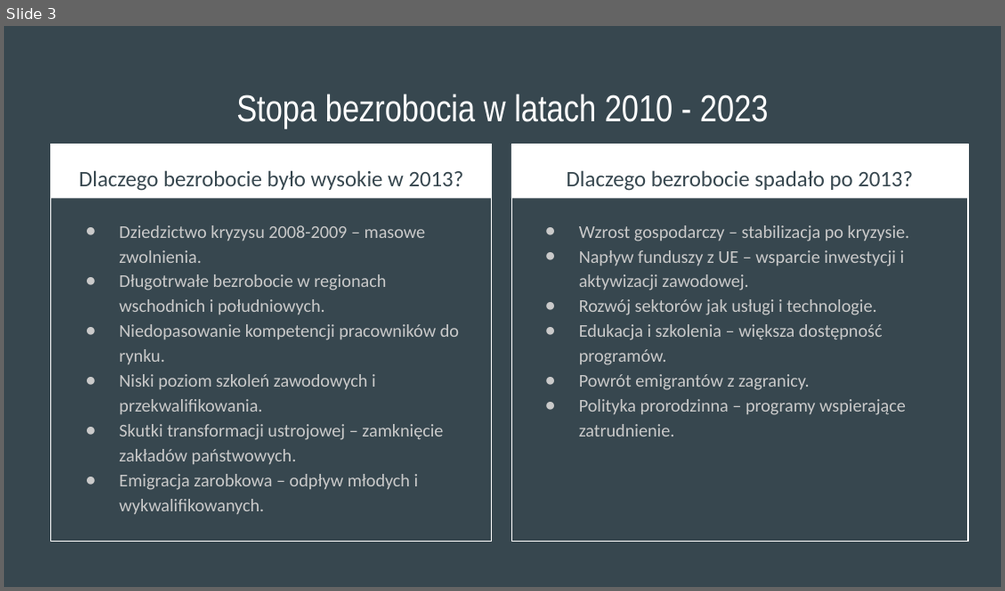
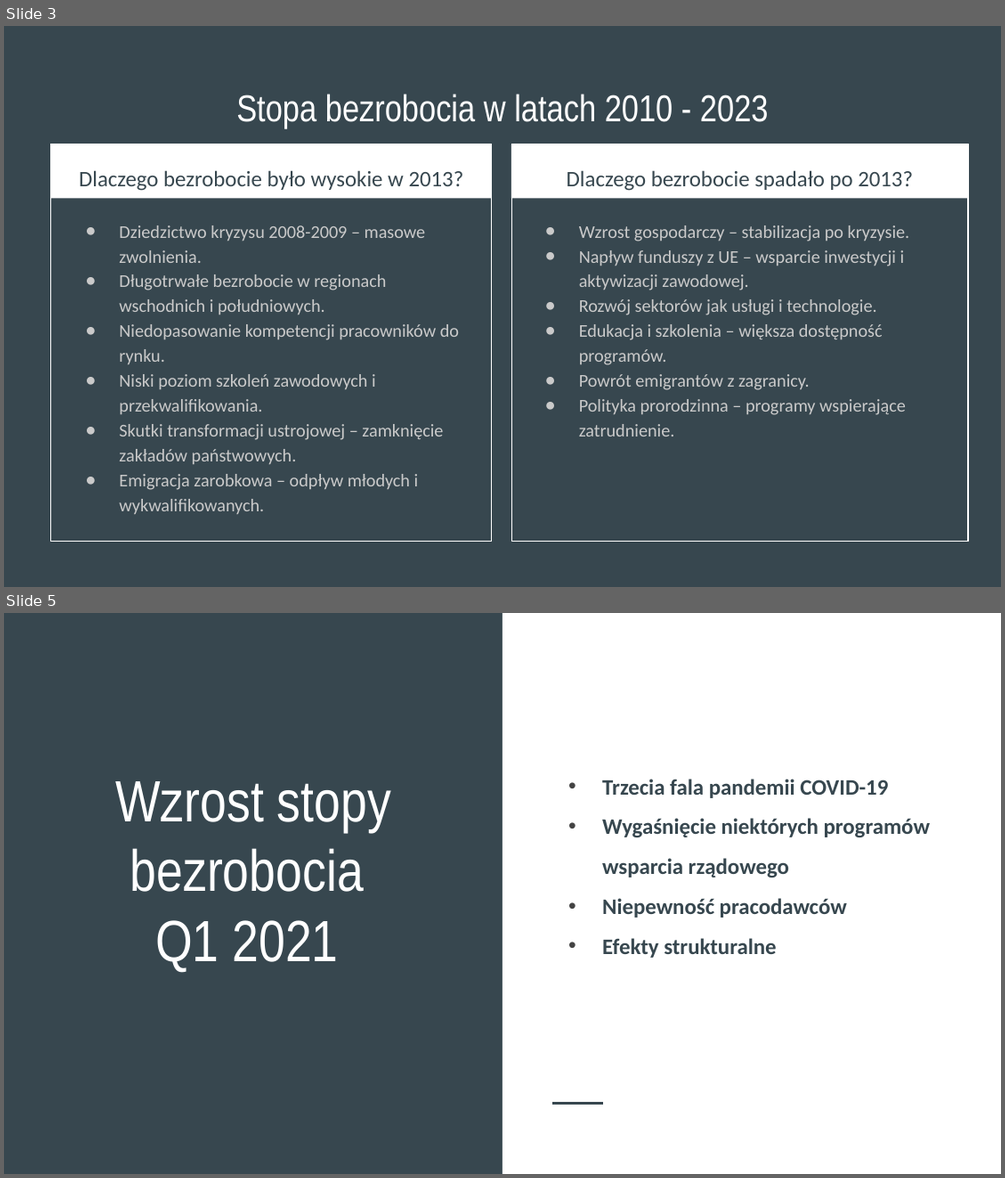
Before and after one commit to pierogitozycie/labour_market, a slide deck: Rynek pracy w Polsce.pptx. Shown one above the other, each under a label of ours: slide 3 before the commit, slides 3 and 5 after it; the slides between them are not shown. The pictures are 1005x591 and 1005x1178 pixels, drawn with LibreOffice and Linux fonts; fonts in the diff are those of the drawing. Boxes give left, top, right and bottom in pixels: in the first picture for what was removed or moved away, otherwise in the second. Text is boxed around its words. In the diff, an @@ line names an element or a change of style, - is before the commit and + after.

```diff
--- a/Rynek pracy w Polsce.pptx
+++ b/Rynek pracy w Polsce.pptx
@@ slide 5 added at (x1=4, y1=613, x2=1001, y2=1174), background #37474F @@
@@ rectangle added at (x1=502, y1=613, x2=1001, y2=1173), fill #FFFFFF @@
@@ title added at (x1=115, y1=781, x2=391, y2=972), 42 pt, text #FFFFFF @@
+Wzrost stopy bezrobocia
+Q1 2021
@@ text added at (x1=602, y1=779, x2=930, y2=957), 16 pt, text #37474F, bold @@
+• Trzecia fala pandemii COVID-19
+• Wygaśnięcie niektórych programów wsparcia rządowego
+• Niepewność pracodawców
+• Efekty strukturalne
@@ line added from (552, 1103) to (603, 1103), #37474F 1.5 pt @@
```
Also in this commit, not shown: 3 slides changed, 1 other slide added, 1 slide removed, 1 other file.
